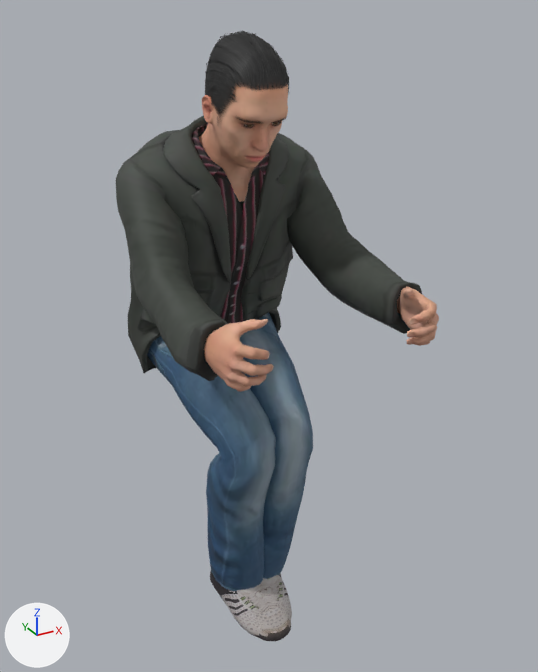
What one commit did to the glTF model assets/personaggi/realistici/sella-lunga/uomo-03.glb.
One viewpoint serves both versions: a 50 mm camera at (-0.708, -1.658, 1.463) aimed at (0.05, -0.28, 0.774). The lights are fixed; the arrows at lower left show +X, +Y and +Z. The first picture is the older version. Vertices at exactly the same position are counted once.

The scene before the commit, as lines of its bpy script (objects in view):
```python
me_base_002 = bpy.data.meshes.new('base.002')
me_base_002.from_pydata(...)  # 7992 vertices, 15816 faces; spans x -0.24..0.24, y -0.671..-0.117, z 0.407..1.626
# faces by material slot: [13672, 760, 184, 1200]
me_base_002.materials.append(mat_human_body_002)  # picture img_young_lightskinned_male_diffuse_freckles
me_base_002.materials.append(mat_human_lips_002)  # picture img_young_lightskinned_male_diffuse_freckles
me_base_002.materials.append(mat_human_fingernails_002)  # picture img_young_lightskinned_male_diffuse_freckles
me_base_002.materials.append(mat_human_ears_002)  # picture img_young_lightskinned_male_diffuse_freckles
me_male_casualsuit05 = bpy.data.meshes.new('male_casualsuit05')
me_male_casualsuit05.from_pydata(...)  # 3195 vertices, 5996 faces; spans x -0.268..0.268, y -0.569..0.104, z 0.303..1.467
me_male_casualsuit05.materials.append(mat_human_male_casualsuit05)
me_short04 = bpy.data.meshes.new('short04')
me_short04.from_pydata(...)  # 865 vertices, 1050 faces; spans x -0.08..0.067, y -0.395..-0.157, z 1.447..1.632
me_short04.materials.append(mat_human_short04)  # picture img_short04_diffuse
ob_human = bpy.data.objects.new('Human', me_base_002)
ob_human.location = (0.0, 0.0, -0.207)
ob_human_male_casualsuit05 = bpy.data.objects.new('Human.male_casualsuit05', me_male_casualsuit05)
ob_human_male_casualsuit05.location = (0.0, 0.0, -0.207)
ob_human_short04 = bpy.data.objects.new('Human.short04', me_short04)
ob_human_short04.location = (0.0, 0.0, -0.207)
# also in view: 'Human.shoes05' at (0.0, -0.304, 0.135)
```
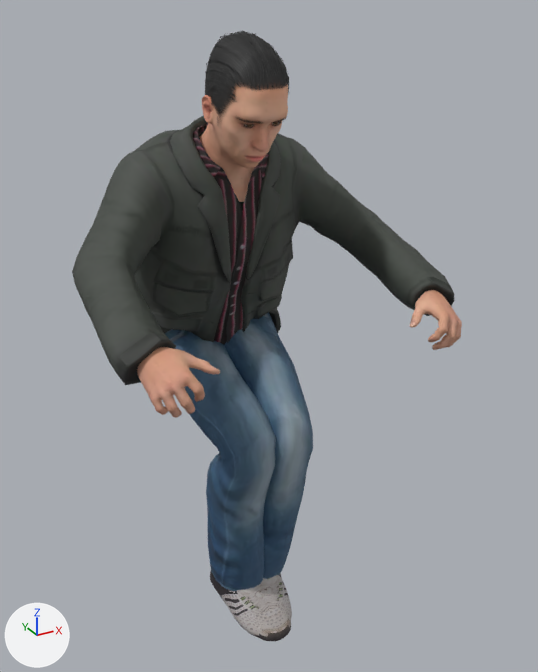
Location of each change, (x1, y1, x2, y2) in pixels of the pictures (538 x 672 px; the box of a moved part takes in the faces that stretch with it):
'Human.male_casualsuit05', reshaped (25% wider)
    before: (116, 115, 422, 591)
    after: (72, 115, 455, 591)
'Human', reshaped
    before: (199, 85, 439, 392)
    after: (137, 85, 462, 418)
part 1 of me_base_002, moved or reshaped
    before: (204, 319, 274, 392)
    after: (137, 347, 220, 418)
part 2 of me_base_002, moved or reshaped
    before: (397, 287, 439, 346)
    after: (410, 290, 462, 350)
part 3 of me_male_casualsuit05, moved or reshaped
    before: (116, 130, 422, 381)
    after: (72, 130, 455, 385)

What the commit changed:
me_base_002 is used by ob_human; location (0.0, 0.0, -0.207).
me_base_002 had 7992 vertices, 15816 faces and spanned x -0.24..0.24, y -0.671..-0.117, z 0.407..1.626.
me_base_002 now has 7992 vertices, 15816 faces and spans x -0.349..0.349, y -0.62..-0.117, z 0.407..1.626.
me_base_002 part 1: the loose piece of 1689 vertices spanning x -0.24..-0.145, y -0.671..-0.493, z 1.069..1.191 is multiplied about its middle by the matrix ((0.661, -0.111, 0.742), (0.262, 0.961, -0.09), (-0.703, 0.254, 0.664)), then moved by (-0.1, 0.047, -0.042).
me_base_002 part 2: the loose piece of 1689 vertices spanning x 0.145..0.24, y -0.671..-0.493, z 1.069..1.191 is multiplied about its middle by the matrix ((0.661, 0.111, -0.742), (-0.262, 0.961, -0.09), (0.703, 0.254, 0.664)), then moved by (0.1, 0.047, -0.042).
Other edits to the shape of me_base_002 do not show in these pictures.
me_male_casualsuit05 is used by ob_human_male_casualsuit05; location (0.0, 0.0, -0.207).
me_male_casualsuit05 had 3195 vertices, 5996 faces and spanned x -0.268..0.268, y -0.569..0.104, z 0.303..1.467.
me_male_casualsuit05 now has 3195 vertices, 5996 faces and spans x -0.386..0.386, y -0.536..0.104, z 0.303..1.467.
me_male_casualsuit05 part 3: 1395 of 3195 vertices moved; they spanned x -0.268..0.268, y -0.569..0.046, z 1.056..1.443 and now span x -0.386..0.386, y -0.536..0.046, z 1.056..1.443; mean shift (0.0, 0.014, 0.003); largest move (-0.183, -0.327, 1.077) -> (-0.353, -0.283, 1.111).
